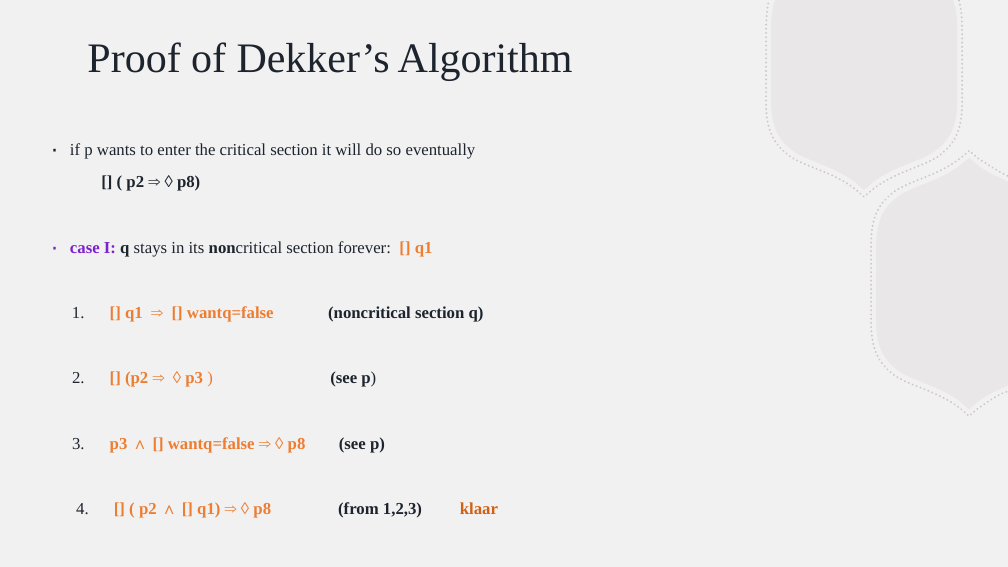
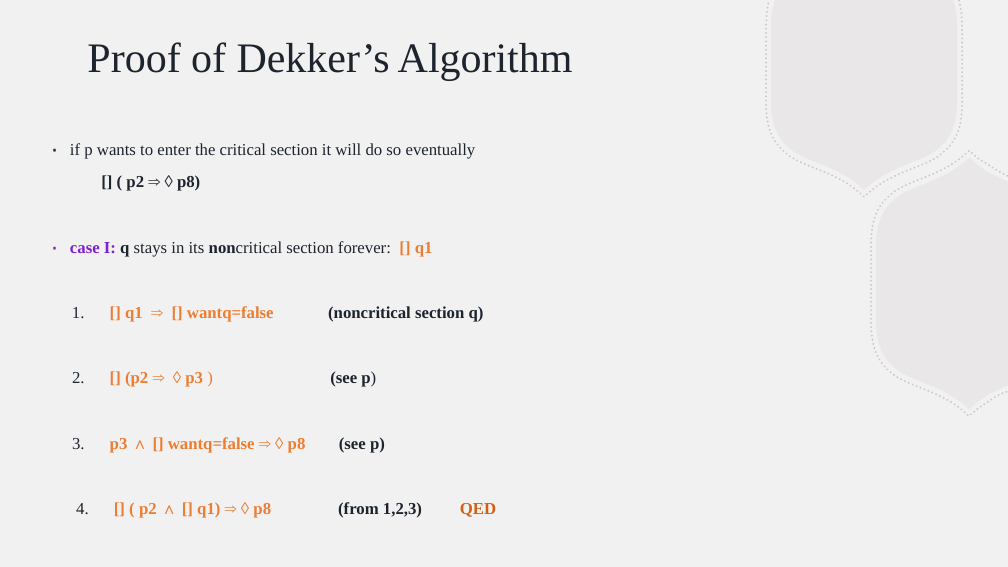
Before and after one commit to BillJr99/Ursinus-CS376, a slide deck: slide 7 of files/lectures/mutexcorrectness.pptx. Drawn at 1008x567 pixels with LibreOffice and Linux fonts; fonts in the diff are those of the drawing. Boxes give left, top, right and bottom in pixels: in the first picture for what was removed or moved away, otherwise in the second. Text is boxed around its words. In the diff, an @@ line names an element or a change of style, - is before the commit and + after.

Commit message:
Modifying language in correctness proofs to make claims clear and use QED for finished

```diff
--- a/files/lectures/mutexcorrectness.pptx
+++ b/files/lectures/mutexcorrectness.pptx
@@ text at <box>76,502,496,518</box>: text changed @@
-4. [] ( p2 ∧ [] q1) ⇒ ◊ p8 (from 1,2,3) klaar
+4. [] ( p2 ∧ [] q1) ⇒ ◊ p8 (from 1,2,3) QED
```
Also in this commit, not shown: 2 other slides changed.
